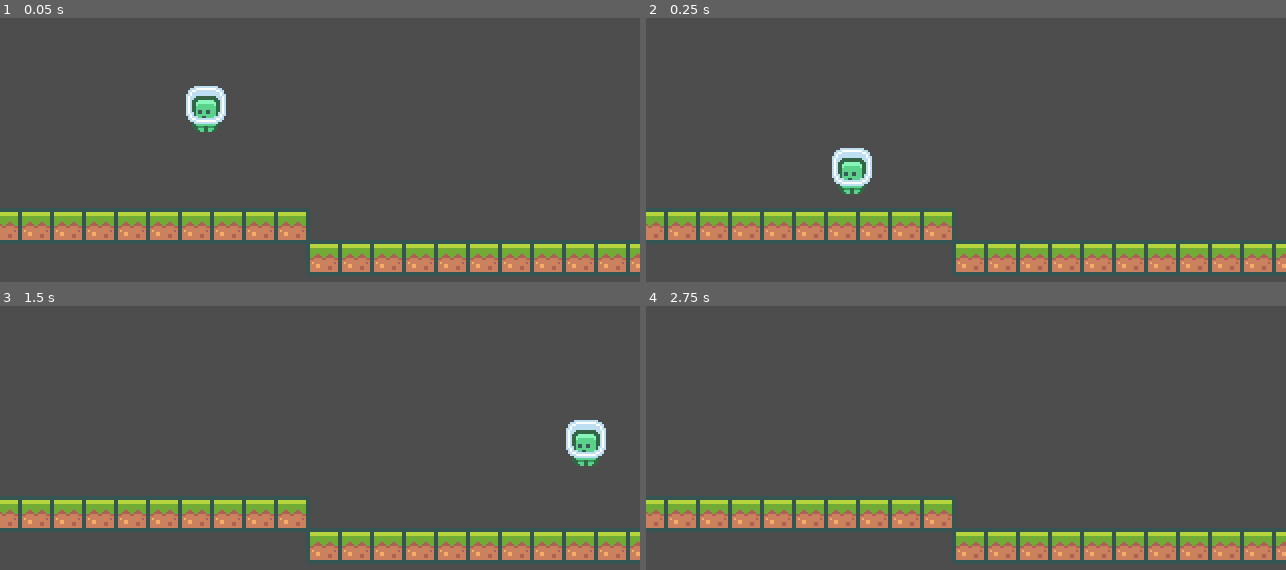
Above: before the commit, frames 1-4 (two rows, left to right).
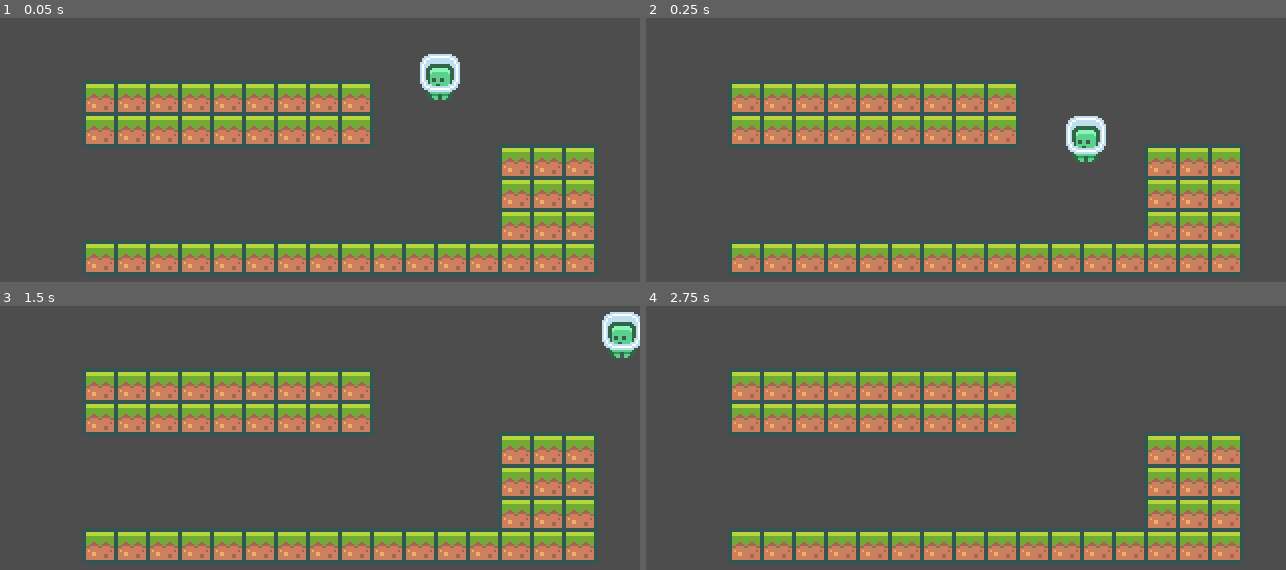
Above: after the commit, the same moments.

Repository: anifilm/Godot_Works
Game: Godot game, scene res://main.tscn
Same seed, same stepped clock (60 frames per second), same inputs: the game is played once before the commit and once after it.
Inputs:
- Up to frame 1 (0.05 s): no input
- Up to frame 2 (0.25 s): no input
- Up to frame 3 (1.5 s): hold Up (ui_up) 0.53-1.28 s; hold Right (ui_right) from 0.53 s (still down); tap Up (ui_up) at 1.35 s
- Up to frame 4 (2.75 s): tap Up (ui_up) at 1.52, 1.82 s; tap Enter at 2 s; release Right (ui_right) at 2.03 s; hold Left (ui_left) from 2.03 s (still down); hold Up (ui_up) from 2.03 s (still down)

The runs differ from the first frame. In frame 1, 30% of the frame differs, in the area x 0-100%, y 13-98%; in frame 2, 30%, in the area x 0-100%, y 23-98%; in frame 3, 30%; in frame 4, 29%.

Commit message:
study godot 2025-05-27

Diff:
--- a/2d-platformer-course-udemy/main.tscn
+++ b/2d-platformer-course-udemy/main.tscn
@@ -12,10 +12,10 @@
 [node name="TileMap" type="TileMap" parent="."]
 tile_set = ExtResource("1_ig7tw")
 format = 2
-layer_0/tile_data = PackedInt32Array(393216, 0, 0, 393217, 0, 0, 393218, 0, 0, 393219, 0, 0, 393220, 0, 0, 393221, 0, 0, 393222, 0, 0, 393223, 0, 0, 393224, 0, 0, 393225, 0, 0, 458767, 0, 0, 458768, 0, 0, 458769, 0, 0, 458762, 0, 0, 458763, 0, 0, 458764, 0, 0, 458765, 0, 0, 458766, 0, 0, 458770, 0, 0, 458771, 0, 0, 458772, 0, 0, 458773, 0, 0, 458774, 0, 0)
+layer_0/tile_data = PackedInt32Array(458755, 0, 0, 458756, 0, 0, 458757, 0, 0, 458758, 0, 0, 458759, 0, 0, 458760, 0, 0, 458761, 0, 0, 458762, 0, 0, 458763, 0, 0, 458764, 0, 0, 458765, 0, 0, 458766, 0, 0, 458767, 0, 0, 458768, 0, 0, 458769, 0, 0, 458770, 0, 0, 393234, 0, 0, 327698, 0, 0, 262162, 0, 0, 262161, 0, 0, 262160, 0, 0, 327696, 0, 0, 393232, 0, 0, 393233, 0, 0, 327697, 0, 0, 196619, 0, 0, 196618, 0, 0, 196617, 0, 0, 196616, 0, 0, 196615, 0, 0, 196614, 0, 0, 196613, 0, 0, 196612, 0, 0, 196611, 0, 0, 131075, 0, 0, 131076, 0, 0, 131077, 0, 0, 131078, 0, 0, 131079, 0, 0, 131080, 0, 0, 131081, 0, 0, 131082, 0, 0, 131083, 0, 0)
 
 [node name="Player" type="CharacterBody2D" parent="."]
-position = Vector2(109, 43)
+position = Vector2(226, 27)
 script = ExtResource("2_h2yge")
 
 [node name="Sprite2D" type="Sprite2D" parent="Player"]
--- a/2d-platformer-course-udemy/player.gd
+++ b/2d-platformer-course-udemy/player.gd
@@ -1,19 +1,28 @@
 extends CharacterBody2D
 
 var gravity := 980
-var speed := 200
-var jump_force := 300
+var speed := 120
+var acceleration := 300
+var jump_force := 400
+var jump_termination_multiplier = 3
 
 func _process(delta: float) -> void:
-    velocity.y += gravity * delta
+	var moveVector := Vector2.ZERO
+	moveVector.x = Input.get_action_strength("ui_right") - Input.get_action_strength("ui_left")
+	moveVector.y = -1 if Input.is_action_just_pressed("ui_up") else 0
 
-    var moveVector := Vector2.ZERO
-    moveVector.x = Input.get_action_strength("ui_right") - Input.get_action_strength("ui_left")
+	velocity.x += moveVector.x * acceleration * delta
+	if (moveVector.x == 0):
+		velocity.x = lerp(.0, velocity.x, pow(2, -40 * delta))
 
-    velocity.x = moveVector.x * speed
+	velocity.x = clamp(velocity.x, -speed, speed)
 
-    if is_on_floor():
-        if Input.is_action_just_pressed("ui_up"):
-            velocity.y = -jump_force
+	if (moveVector.y < 0 && is_on_floor()):
+		velocity.y = moveVector.y * jump_force
 
-    move_and_slide()
+	if (velocity.y < 0 && !Input.is_action_pressed("ui_up")):
+		velocity.y += gravity * jump_termination_multiplier * delta
+	else:
+		velocity.y += gravity * delta
+
+	move_and_slide()
--- a/2d-platformer-course-udemy/resources/tileset.tres
+++ b/2d-platformer-course-udemy/resources/tileset.tres
@@ -23,8 +23,6 @@
 14:0/0 = 0
 15:0/0 = 0
 16:0/0 = 0
-20:0/0 = 0
-21:0/0 = 0
 0:1/0 = 0
 1:1/0 = 0
 2:1/0 = 0
@@ -42,8 +40,6 @@
 14:1/0 = 0
 15:1/0 = 0
 16:1/0 = 0
-20:1/0 = 0
-21:1/0 = 0
 0:2/0 = 0
 1:2/0 = 0
 2:2/0 = 0
@@ -61,8 +57,6 @@
 14:2/0 = 0
 15:2/0 = 0
 16:2/0 = 0
-20:2/0 = 0
-21:2/0 = 0
 0:3/0 = 0
 1:3/0 = 0
 2:3/0 = 0
@@ -83,8 +77,6 @@
 17:3/0 = 0
 18:3/0 = 0
 19:3/0 = 0
-20:3/0 = 0
-21:3/0 = 0
 0:4/0 = 0
 1:4/0 = 0
 2:4/0 = 0
@@ -105,8 +97,6 @@
 17:4/0 = 0
 18:4/0 = 0
 19:4/0 = 0
-20:4/0 = 0
-21:4/0 = 0
 0:5/0 = 0
 1:5/0 = 0
 2:5/0 = 0
@@ -127,8 +117,6 @@
 17:5/0 = 0
 18:5/0 = 0
 19:5/0 = 0
-20:5/0 = 0
-21:5/0 = 0
 0:6/0 = 0
 1:6/0 = 0
 2:6/0 = 0
@@ -149,8 +137,6 @@
 17:6/0 = 0
 18:6/0 = 0
 19:6/0 = 0
-20:6/0 = 0
-21:6/0 = 0
 0:7/0 = 0
 1:7/0 = 0
 2:7/0 = 0
@@ -171,8 +157,6 @@
 17:7/0 = 0
 18:7/0 = 0
 19:7/0 = 0
-20:7/0 = 0
-21:7/0 = 0
 0:8/0 = 0
 1:8/0 = 0
 2:8/0 = 0
@@ -193,30 +177,6 @@
 17:8/0 = 0
 18:8/0 = 0
 19:8/0 = 0
-20:8/0 = 0
-21:8/0 = 0
-0:9/0 = 0
-1:9/0 = 0
-2:9/0 = 0
-3:9/0 = 0
-4:9/0 = 0
-5:9/0 = 0
-6:9/0 = 0
-7:9/0 = 0
-8:9/0 = 0
-9:9/0 = 0
-10:9/0 = 0
-11:9/0 = 0
-12:9/0 = 0
-13:9/0 = 0
-14:9/0 = 0
-15:9/0 = 0
-16:9/0 = 0
-17:9/0 = 0
-18:9/0 = 0
-19:9/0 = 0
-20:9/0 = 0
-21:9/0 = 0
 17:0/size_in_atlas = Vector2i(3, 3)
 17:0/0 = 0
 
